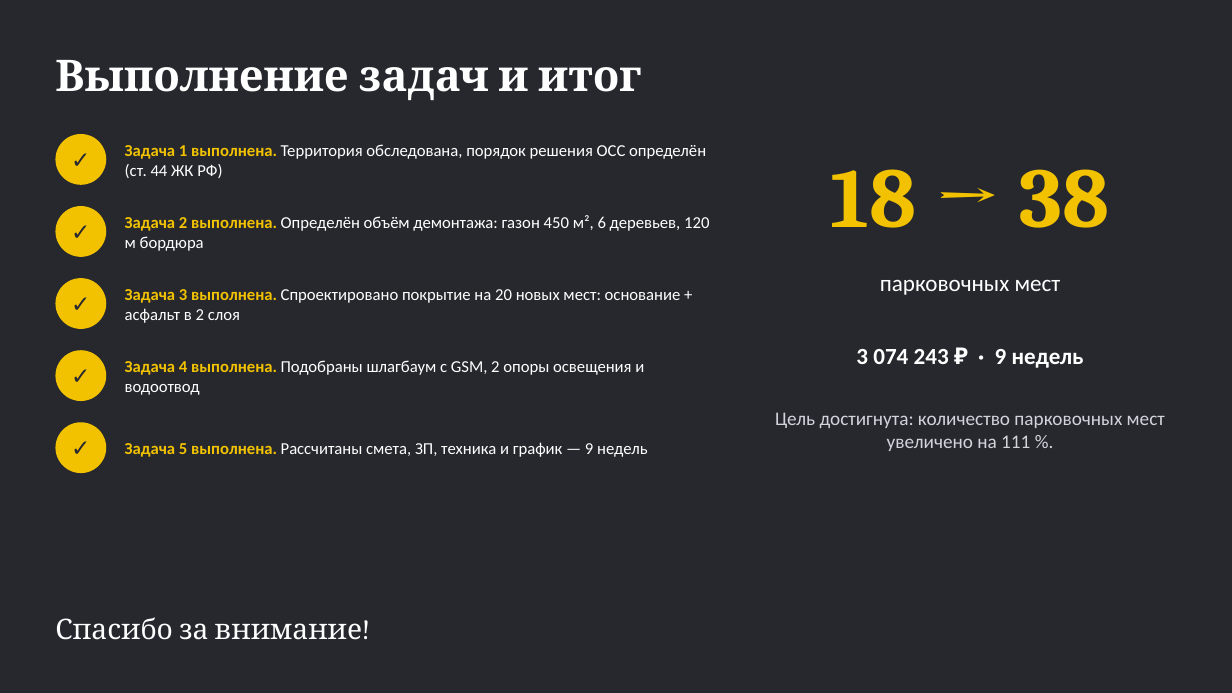
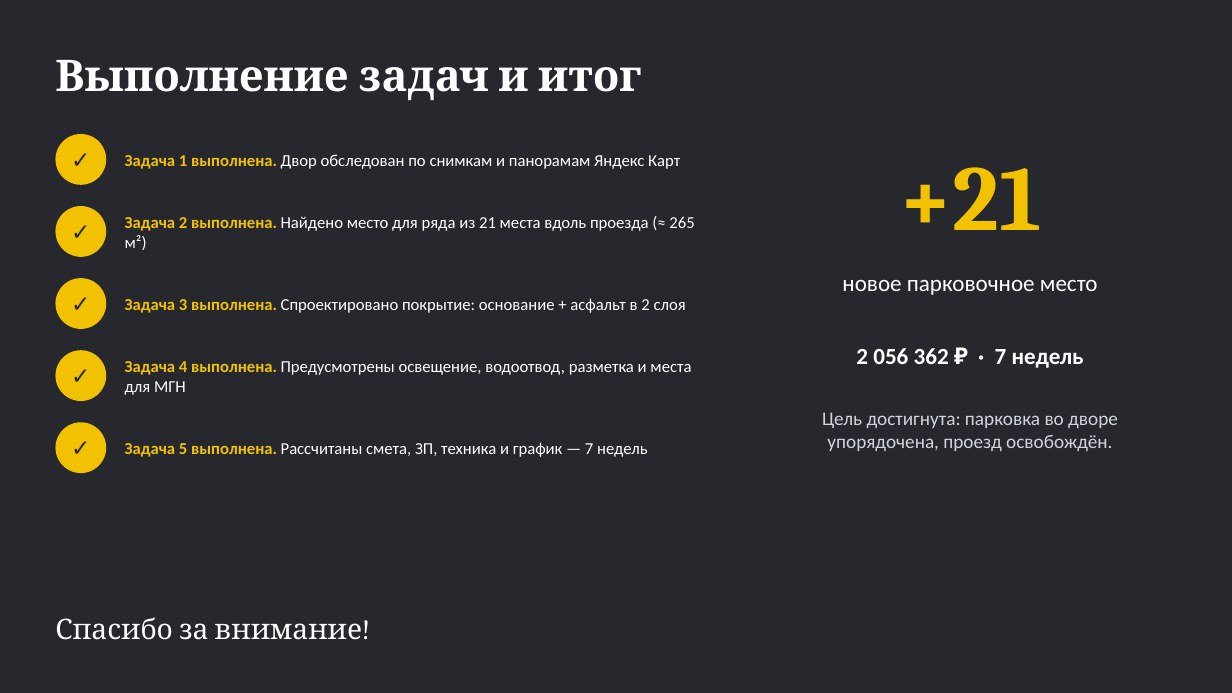
Before and after one commit to shortisshow-prog/mirigrushek, a slide deck: slide 15 of parking/Парковка_Нахимова_20.pptx (slide 12 before the commit). Drawn at 1232x693 pixels with LibreOffice and Linux fonts; fonts in the diff are those of the drawing. Boxes give left, top, right and bottom in pixels: in the first picture for what was removed or moved away, otherwise in the second. Text is boxed around its words. In the diff, an @@ line names an element or a change of style, - is before the commit and + after.

```diff
--- a/parking/Парковка_Нахимова_20.pptx
+++ b/parking/Парковка_Нахимова_20.pptx
@@ text at (125, 154, 680, 169): text changed @@
-Задача 1 выполнена. Территория обследована, порядок решения ОСС определён (ст. 44 ЖК РФ)
+Задача 1 выполнена. Двор обследован по снимкам и панорамам Яндекс Карт
@@ text at (898, 167, 1042, 230): text changed; size 66 to 72 pt @@
-18 → 38
++21
@@ text at (125, 216, 694, 250): text changed @@
-Задача 2 выполнена. Определён объём демонтажа: газон 450 м², 6 деревьев, 120 м бордюра
+Задача 2 выполнена. Найдено место для ряда из 21 места вдоль проезда (≈ 265 м²)
@@ text at (125, 298, 686, 313): text changed @@
-Задача 3 выполнена. Спроектировано покрытие на 20 новых мест: основание + асфальт в 2 слоя
+Задача 3 выполнена. Спроектировано покрытие: основание + асфальт в 2 слоя
@@ text at (842, 279, 1098, 295): text changed @@
-парковочных мест
+новое парковочное место
@@ text at (856, 348, 1084, 368): text changed @@
-3 074 243 ₽ · 9 недель
+2 056 362 ₽ · 7 недель
@@ text at (125, 361, 691, 395): text changed @@
-Задача 4 выполнена. Подобраны шлагбаум с GSM, 2 опоры освещения и водоотвод
+Задача 4 выполнена. Предусмотрены освещение, водоотвод, разметка и места для МГН
@@ text at (822, 412, 1118, 451): text changed @@
-Цель достигнута: количество парковочных мест увеличено на 111 %.
+Цель достигнута: парковка во дворе упорядочена, проезд освобождён.
@@ text at (125, 442, 647, 457): text changed @@
-Задача 5 выполнена. Рассчитаны смета, ЗП, техника и график — 9 недель
+Задача 5 выполнена. Рассчитаны смета, ЗП, техника и график — 7 недель
```
Also in this commit, not shown: 7 other slides changed, 7 slides added, 4 slides removed, 13 other files.
